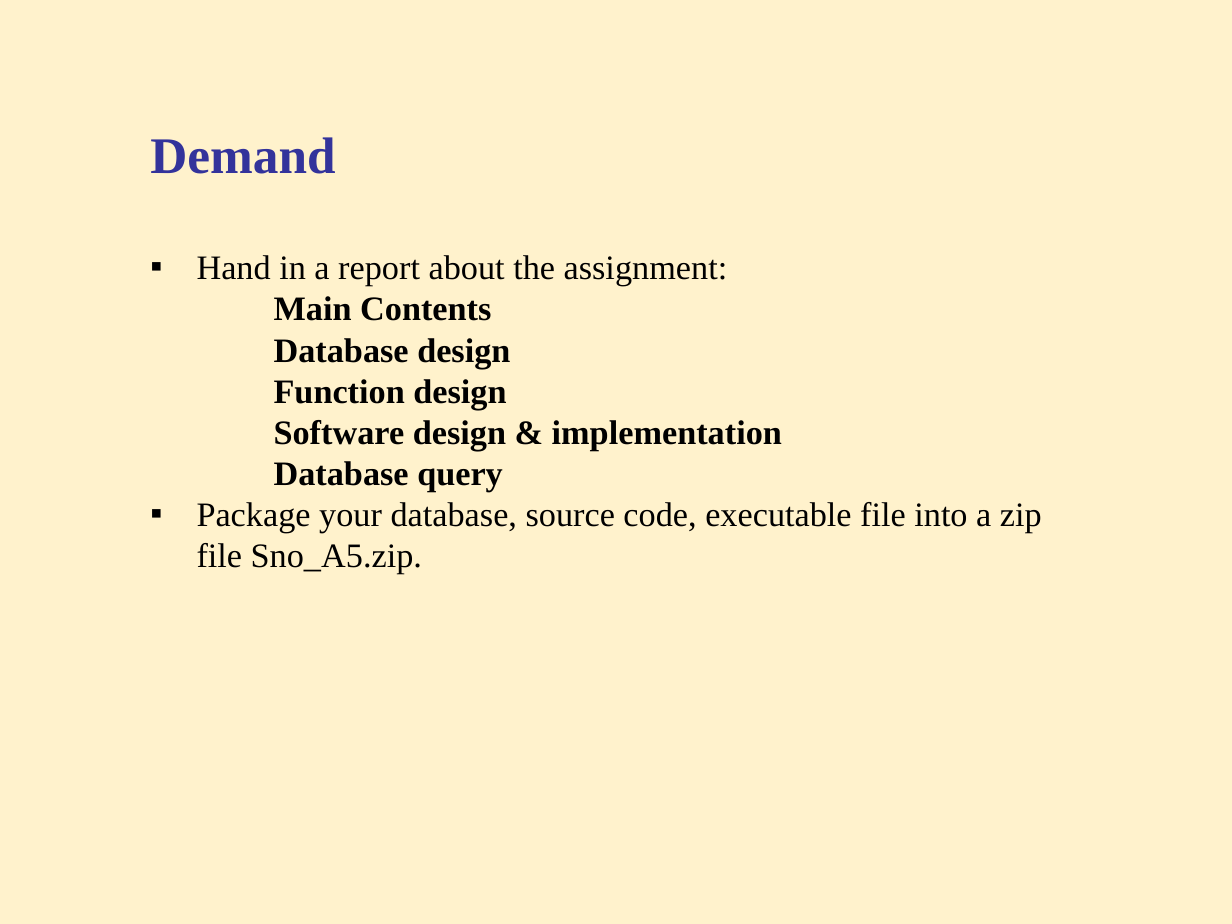
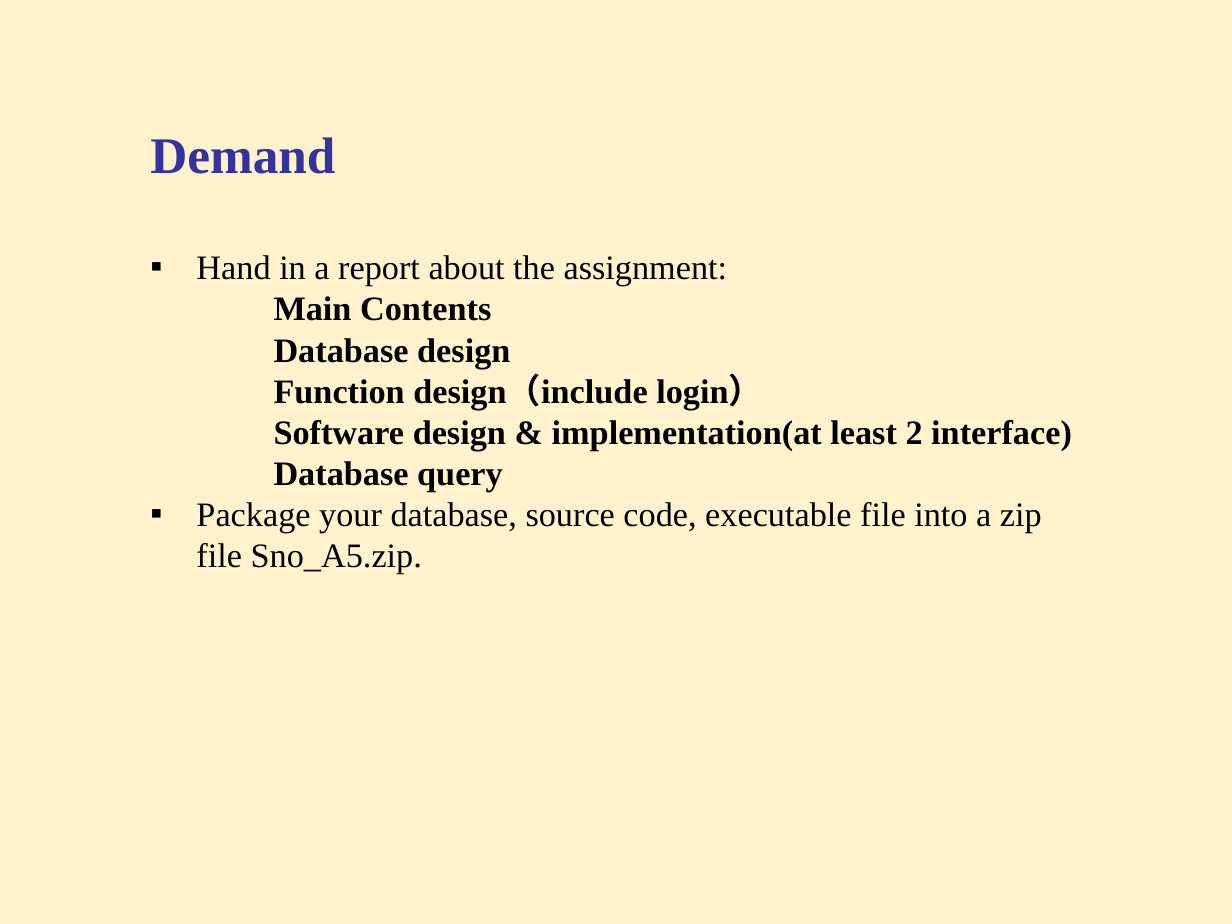
Before and after one commit to zygardxerneas/database, a slide deck: slide 7 of projects/project5/project5.pptx. Drawn at 1232x924 pixels with LibreOffice and Linux fonts; fonts in the diff are those of the drawing. Boxes give left, top, right and bottom in pixels: in the first picture for what was removed or moved away, otherwise in the second. Text is boxed around its words. In the diff, an @@ line names an element or a change of style, - is before the commit and + after.

Commit message:
project 5

```diff
--- a/projects/project5/project5.pptx
+++ b/projects/project5/project5.pptx
@@ text at (x1=274, y1=376, x2=1072, y2=451): text changed @@
-Function design
-Software design & implementation
+Function design（include login）
+Software design & implementation(at least 2 interface)
```
